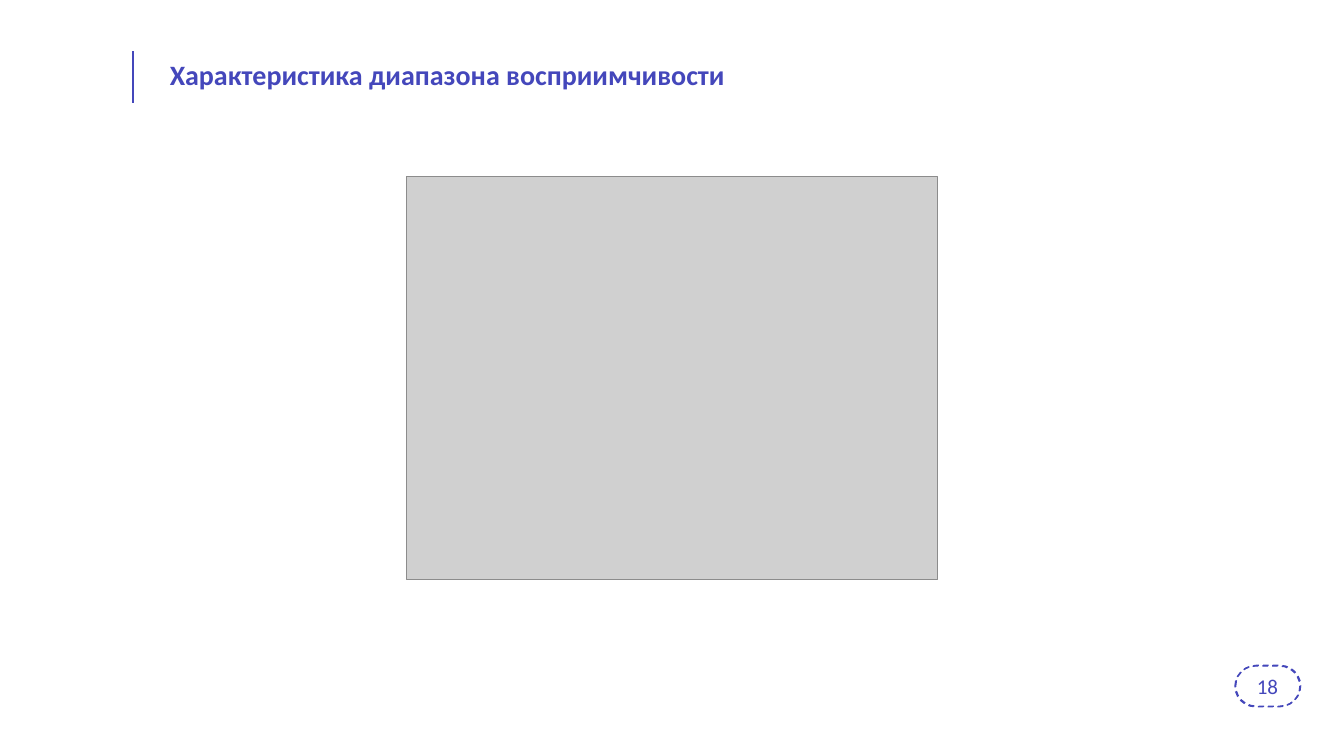
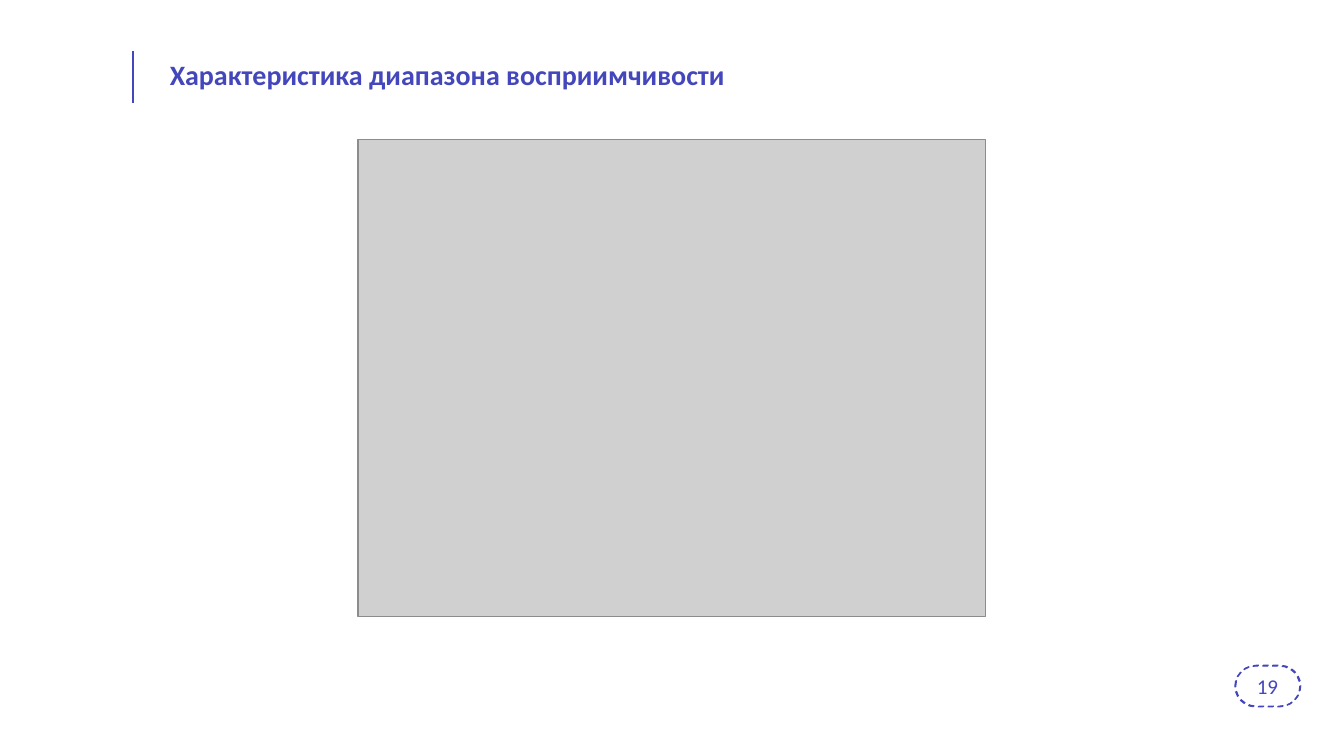
Before and after one commit to PytAZU/Diss, a slide deck: slide 19 of Шаблон_презентации_для_защит_ПИШ.pptx (slide 18 before the commit). Drawn at 1344x756 pixels with LibreOffice and Linux fonts; fonts in the diff are those of the drawing; grey boxes stand for pictures; background and template pictures are left out. Boxes give left, top, right and bottom in pixels: in the first picture for what was removed or moved away, otherwise in the second. Text is boxed around its words. In the diff, an @@ line names an element or a change of style, - is before the commit and + after.

```diff
--- a/Шаблон_презентации_для_защит_ПИШ.pptx
+++ b/Шаблон_презентации_для_защит_ПИШ.pptx
@@ picture: place and size @@
-picture at bbox=[406, 176, 938, 580]
+picture at bbox=[358, 140, 986, 617]
@@ text at bbox=[1257, 680, 1278, 694]: text changed @@
-18
+19
```
Also in this commit, not shown: 16 other slides changed, 2 slides added, 1 slide removed, 22 other files.
